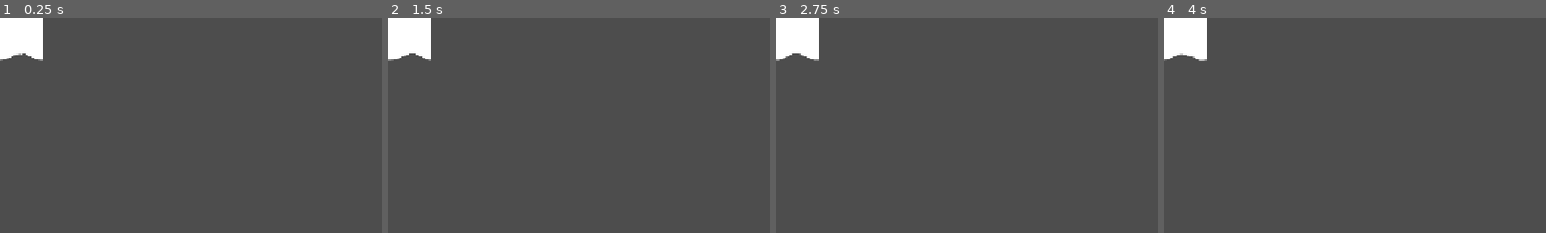
Above: before the commit, frames 1-4 (left to right).
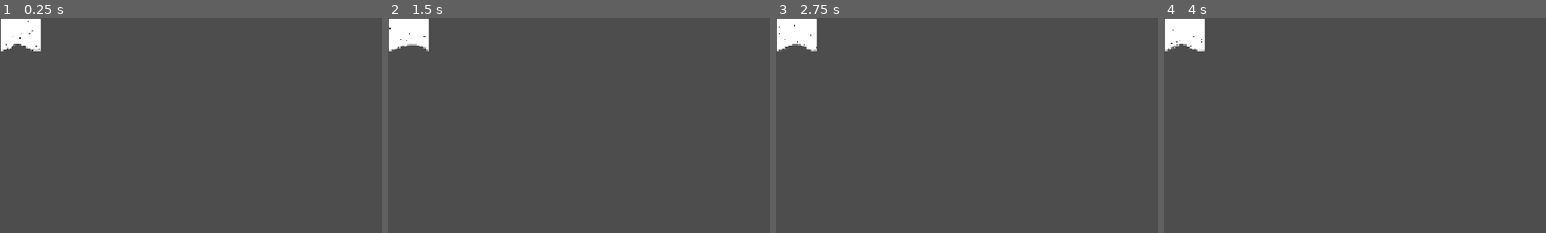
Above: after the commit, the same moments.

Repository: Glitch752/FarmAndFortune
Game: Godot game, scene res://graphics/cropMask/MaskGenerator.tscn
Two runs of this game, one before a commit and one after it. Both use one fixed random seed, a clock stepped at 60 frames per second and the inputs below. This scene is started directly instead of the project's main scene.
Inputs (mouse positions are % of the whole screen's width and height, from its top left):
- Up to frame 1 (0.25 s): no input
- Up to frame 2 (1.5 s): tap Enter at 0.5 s; move the mouse to (72, 45) at 0.52 s; press the mouse at (72, 45) at 0.53 s; hold D (move_right) 0.53-1.28 s; move the mouse to (30, 55) at 1.27 s; release the mouse at (30, 55) at 1.28 s; hold - (cycle_active_backward) from 1.28 s (still down); tap Alt at 1.35 s
- Up to frame 3 (2.75 s): tap Space at 2 s; move the mouse to (60, 28) at 2.02 s; release - (cycle_active_backward) at 2.03 s; hold D (move_right) from 2.03 s (still down); tap Shift at 2.1 s
- Up to frame 4 (4 s): tap Enter at 2.75 s; move the mouse to (45, 70) at 2.77 s; release D (move_right) at 2.78 s; hold = (cycle_active_forward) 2.78-3.53 s; tap 1 at 2.85 s; click (45, 70) at 2.92 s; tap Space at 3.5 s; move the mouse to (80, 65) at 3.52 s; hold A (move_left) from 3.53 s (still down); tap 9 at 3.6 s
The pictures show only the part of the screen within x 0-50%, y 0-50%; the shares and areas given below are measured in that part.

The runs differ from the first frame. In frame 1, 0.7% of the frame differs, in the area x 0-12%, y 0-20%; in frame 2, 0.8%; in frame 3, 0.7%; in frame 4, 0.8%.

Commit message:
Better mask generation and actual kind-of-decent carrot crops

Diff:
--- a/graphics/cropMask/MaskGenerator.tscn
+++ b/graphics/cropMask/MaskGenerator.tscn
@@ -9,7 +9,7 @@
 
 [sub_resource type="ShaderMaterial" id="ShaderMaterial_7hyaq"]
 shader = ExtResource("3_kh12q")
-shader_parameter/seed = 80424
+shader_parameter/seed = 5099
 script = ExtResource("2_3wkga")
 metadata/_custom_type_script = "uid://bscdxsq5206ly"
 
@@ -31,6 +31,7 @@
 theme_override_constants/separation = 4
 
 [node name="SubViewport" type="SubViewport" parent="."]
+transparent_bg = true
 size = Vector2i(64, 64)
 
 [node name="Material" type="ColorRect" parent="SubViewport"]
--- a/graphics/cropMask/cropMask.gdshader
+++ b/graphics/cropMask/cropMask.gdshader
@@ -35,16 +35,24 @@
 }
 
 void fragment() {
-    float scale = abs(0.5 - UV.x) * 2.0;
+    // Slight graininess
+    vec2 uv = UV;
+    uv.x += (rand(uv.x * 10.0 + uv.y * 5.0, -1.0, 1.0) * 0.05);
+    uv.y += (rand(uv.y * 10.0 + uv.x * 5.0, -1.0, 1.0) * 0.05);
+
+    float scale = abs(0.5 - uv.x) * 2.0;
     scale = 1.0 - pow(scale, 2.0);
     // scale = 1.0;
 
-    float wave = sin(UV.x * PI * 2.0 + rand(0.0, -1.0, 1.0) - PI / 2.0);
+    float widthScale = rand(0.0, 0.4, 1.2);
+    float x = (uv.x - 0.5) * widthScale + 0.5;
+
+    float wave = sin(x * PI * 2.0 + rand(0.0, -1.0, 1.0) - PI / 2.0);
     wave += 1.0;
     wave *= 0.5;
 
-    float y = 1.0 - 0.15 * wave * scale - fbm(UV.x * 10.0) * 0.03 * scale;
-    float fade = 0.02;
+    float y = 0.8 - 0.15 * wave * scale - fbm(uv.x * 10.0) * 0.03 * scale;
+    float fade = 0.05;
 
     if(UV.y > y) {
         COLOR.a = 0.0;
@@ -53,4 +61,24 @@
     } else {
         COLOR.a = 1.0;
     }
+
+    // Spots of transparency
+    if(COLOR.a > 0.0) {
+        float spot_chance = rand(UV.x * 0.10873789 + UV.y * 34709.3, 0.0, 1.0);
+
+        float spot_threshold = UV.y * 0.3; // More likely to be transparent lower down
+        spot_threshold *= spot_threshold;
+        spot_threshold *= scale;
+
+        if(spot_chance < spot_threshold) {
+            float spot_fade = 0.1;
+            COLOR.a *= 1.0 - (spot_threshold - spot_chance) / spot_threshold;
+        }
+    }
+
+    // Slight fade on the remaining edges
+    float edge_fade = 0.05;
+    COLOR.a *= 1.0 - smoothstep(edge_fade, 0.0, UV.x);
+    COLOR.a *= 1.0 - smoothstep(1.0 - edge_fade, 1.0, UV.x);
+    COLOR.a *= 1.0 - smoothstep(edge_fade, 0.0, UV.y);
 }
--- a/graphics/cropMask/maskGenerator.gd
+++ b/graphics/cropMask/maskGenerator.gd
@@ -19,7 +19,7 @@
         _time_accumulator += delta
         if _time_accumulator >= cycle_time:
             _time_accumulator = 0.0
-            $%Material.material.set_shader_parameter("seed", randi() % 100000)
+            $%Material.material.set_shader_parameter("seed", randi() % 10000)
 
 func _generate_mask() -> void:
     # Delete masks
@@ -45,15 +45,16 @@
 
     # Generate new masks
     for i in masks:
-        $%Material.material.set_shader_parameter("seed", randi() % 100000)
+        $%Material.material.set_shader_parameter("seed", randi() % 10000)
         await get_tree().process_frame  # Wait a frame for shader to update
         var image = ($ViewportPreview.texture as ViewportTexture).get_image()
         var path = "%smask_%d.png" % [MASKS_PATH, i]
         image.save_png(path)
 
     # Wait for asset reimport
-    while ResourceLoader.exists("%smask_0.png" % MASKS_PATH) == false:
-        await get_tree().process_frame
+    for i in masks:
+        while ResourceLoader.exists("%smask_%d.png" % [MASKS_PATH, i]) == false:
+            await get_tree().process_frame
 
     for i in masks:
         var path = "%smask_%d.png" % [MASKS_PATH, i]
--- a/scripts/interaction_type/interaction_type.gd
+++ b/scripts/interaction_type/interaction_type.gd
@@ -2,7 +2,7 @@
 
 var color: Color = Color.WHITE
 
-var duration: float = 0.5
+var duration: float = 0.05
 
 ## Only should be called on unlocked tiles and after can_interact() returns true.
 func interact(_tile: Vector2i) -> void:
--- a/world/crops/BaseCrop.tscn
+++ b/world/crops/BaseCrop.tscn
@@ -1,26 +1,37 @@
 [gd_scene load_steps=4 format=3 uid="uid://bk651my811qyo"]
 
-[ext_resource type="Script" path="res://scripts/hot_reload_shader.gd" id="1_vedt5"]
-[ext_resource type="Shader" uid="uid://dqea2iw3ywb3u" path="res://graphics/cropMask/cropMask.gdshader" id="2_6owm5"]
-
-[sub_resource type="ShaderMaterial" id="ShaderMaterial_6owm5"]
-shader = ExtResource("2_6owm5")
-script = ExtResource("1_vedt5")
-metadata/_custom_type_script = "uid://bscdxsq5206ly"
+[ext_resource type="Texture2D" uid="uid://dh6td6s20uw3l" path="res://art/crops/carrot_icon.png" id="2_6owm5"]
+[ext_resource type="Script" uid="uid://1nniivumi88" path="res://world/crops/crop_mask.gd" id="2_vn8xe"]
+[ext_resource type="Texture2D" uid="uid://buiddvbmgwhc1" path="res://graphics/cropMask/masks/mask_0.png" id="3_vn8xe"]
 
 [node name="BaseCrop" type="Node2D"]
 
 [node name="Mask" type="TextureRect" parent="."]
-material = SubResource("ShaderMaterial_6owm5")
+clip_children = 1
+texture_filter = 2
 offset_left = -7.0
 offset_top = -7.0
 offset_right = 7.0
 offset_bottom = 7.0
+texture = ExtResource("3_vn8xe")
+expand_mode = 2
+script = ExtResource("2_vn8xe")
 
 [node name="ColorRect2" type="ColorRect" parent="Mask"]
+visible = false
 layout_mode = 0
 offset_left = 1.0
 offset_top = 1.0
 offset_right = 13.0
 offset_bottom = 13.0
 color = Color(1, 0.53533334, 0.32, 1)
+
+[node name="TextureRect" type="TextureRect" parent="Mask"]
+layout_mode = 0
+offset_left = -5.999998
+offset_top = 9.0
+offset_right = 11.804983
+offset_bottom = 26.804981
+rotation = -0.7853982
+texture = ExtResource("2_6owm5")
+expand_mode = 2
--- /dev/null
+++ b/world/crops/crop_mask.gd
@@ -0,0 +1,7 @@
+extends TextureRect
+
+func _ready():
+    # Pick a random mask to assign
+    var mask_index = randi() % 8
+    var mask_path = "res://graphics/cropMask/masks/mask_%d.png" % mask_index
+    texture = load(mask_path) as Texture2D
Binary file changed: graphics/cropMask/masks/mask_0.png
Not shown, changed: graphics/cropMask/masks/mask_0.png.import
Binary file changed: graphics/cropMask/masks/mask_1.png
Not shown, changed: graphics/cropMask/masks/mask_1.png.import
Binary file changed: graphics/cropMask/masks/mask_2.png
Not shown, changed: graphics/cropMask/masks/mask_2.png.import
Binary file changed: graphics/cropMask/masks/mask_3.png
Not shown, changed: graphics/cropMask/masks/mask_3.png.import
Binary file changed: graphics/cropMask/masks/mask_4.png
Not shown, changed: graphics/cropMask/masks/mask_4.png.import
Binary file changed: graphics/cropMask/masks/mask_5.png
Not shown, changed: graphics/cropMask/masks/mask_5.png.import
(and 5 more such lines)
